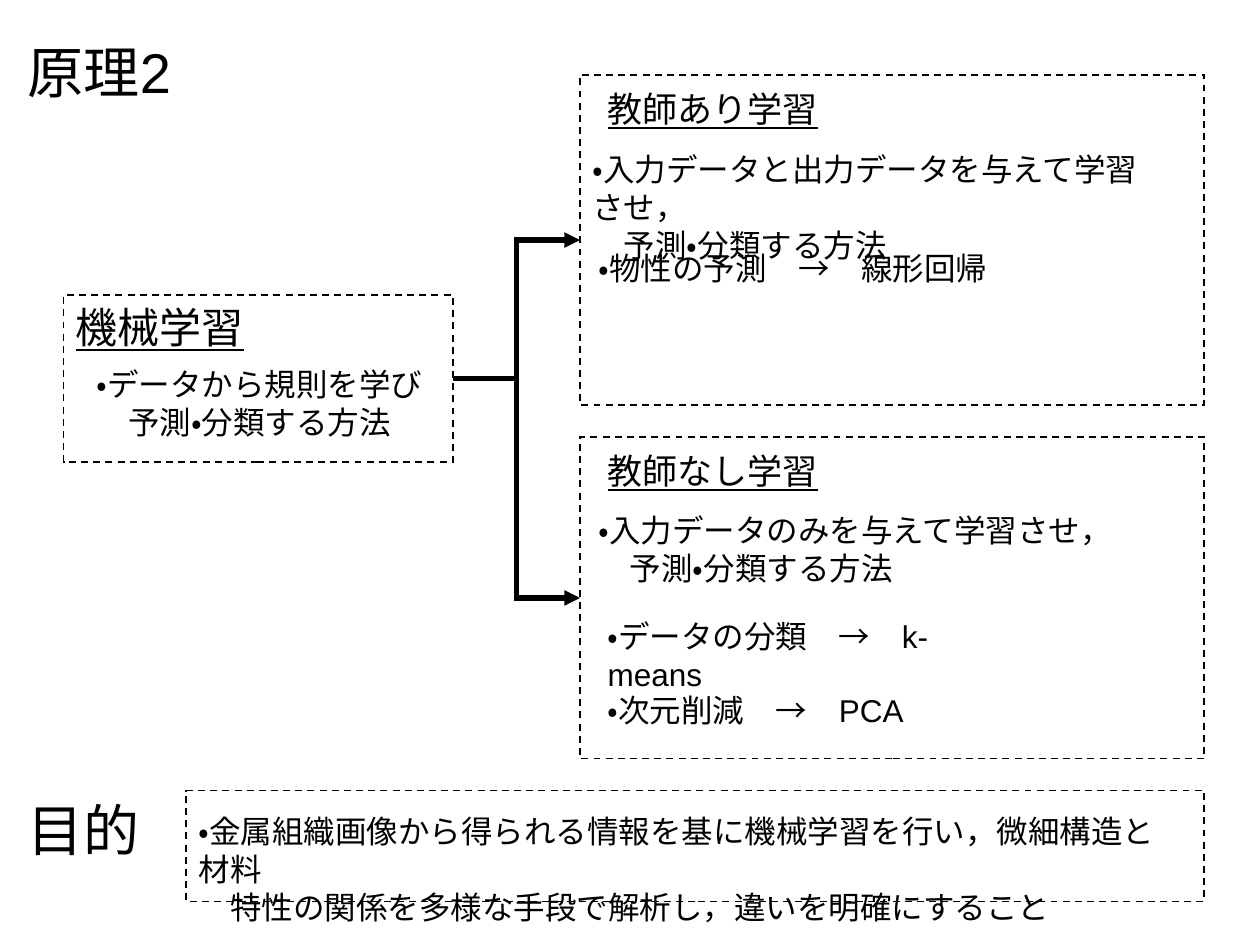
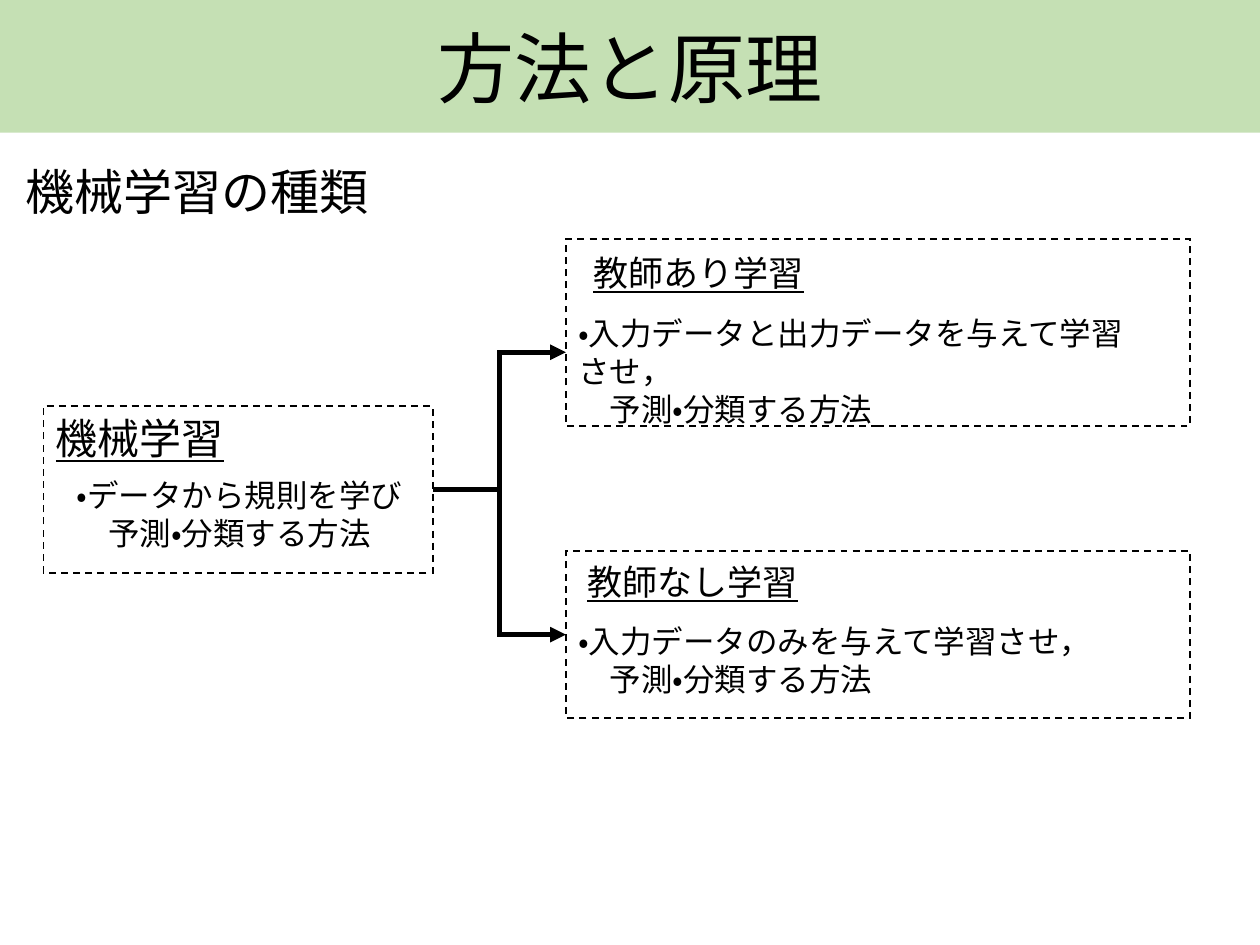
Before and after one commit to AT2032/Tokyo-University-of-Science, a slide deck: slide 6 of 学部3年/前期/学生実験/B1/プレゼン資料.pptx (slide 7 before the commit). Drawn at 1260x945 pixels with LibreOffice and Linux fonts; fonts in the diff are those of the drawing. Boxes give left, top, right and bottom in pixels: in the first picture for what was removed or moved away, otherwise in the second. Text is boxed around its words. In the diff, an @@ line names an element or a change of style, - is before the commit and + after.

```diff
--- a/学部3年/前期/学生実験/B1/プレゼン資料.pptx
+++ b/学部3年/前期/学生実験/B1/プレゼン資料.pptx
@@ rectangle added at <box>0,0,1260,132</box>, fill #C5E0B4, 44 pt, text #000000 @@
+方法と原理
@@ text removed at <box>28,48,171,98</box> @@
-原理2
@@ text added at <box>26,168,369,214</box>, 28 pt, text #000000 @@
+機械学習の種類
@@ rectangle: place and size @@
-rectangle at <box>580,76,1203,406</box>
+rectangle at <box>566,239,1189,426</box>
@@ text "教師あり学習": place and size @@
-text "教師あり学習" at <box>608,92,818,129</box>
+text "教師あり学習" at <box>593,256,803,293</box>
@@ text removed at <box>598,248,987,283</box> @@
-・物性の予測 → 線形回帰
@@ text "・入力データと出力データを与えて学習させ，": place and size @@
-text "・入力データと出力データを与えて学習させ，" at <box>592,154,1137,266</box>
+text "・入力データと出力データを与えて学習させ，" at <box>578,318,1123,427</box>
@@ elbow arrow moved from (452, 379) - (580, 241) to (432, 490) - (566, 353) @@
@@ 4 texts, 1 rectangle: place and size @@
-4 texts, 1 rectangle at <box>63,295,1111,583</box>
+4 texts, 1 rectangle at <box>43,406,1091,694</box>
@@ elbow arrow moved from (452, 379) - (580, 598) to (432, 490) - (566, 635) @@
@@ rectangle: place and size @@
-rectangle at <box>580,437,1203,759</box>
+rectangle at <box>566,552,1189,718</box>
@@ text removed at <box>608,621,928,651</box> @@
-・データの分類 → k-means
@@ text removed at <box>608,695,904,725</box> @@
-・次元削減 → PCA
@@ text removed at <box>27,804,139,855</box> @@
-目的
@@ rectangle removed at <box>186,790,1205,901</box> @@
@@ text removed at <box>199,816,1155,922</box> @@
-・金属組織画像から得られる情報を基に機械学習を行い，微細構造と材料
-特性の関係を多様な手段で解析し，違いを明確にすること
```
Also in this commit, not shown: 2 other slides changed, 1 slide added, 1 slide removed, 1 other file.
